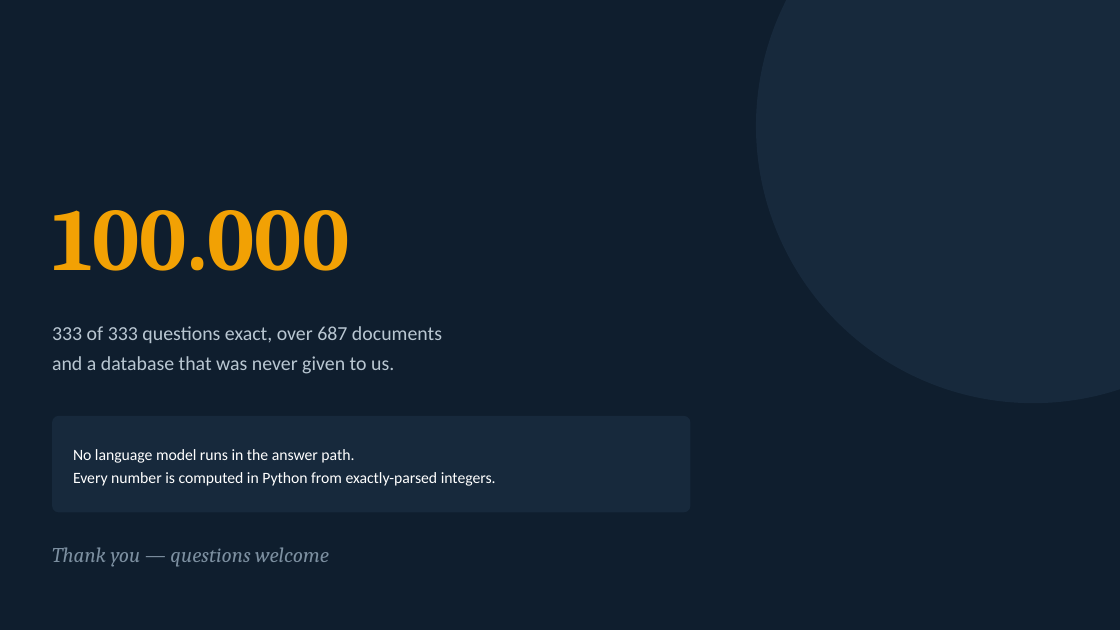
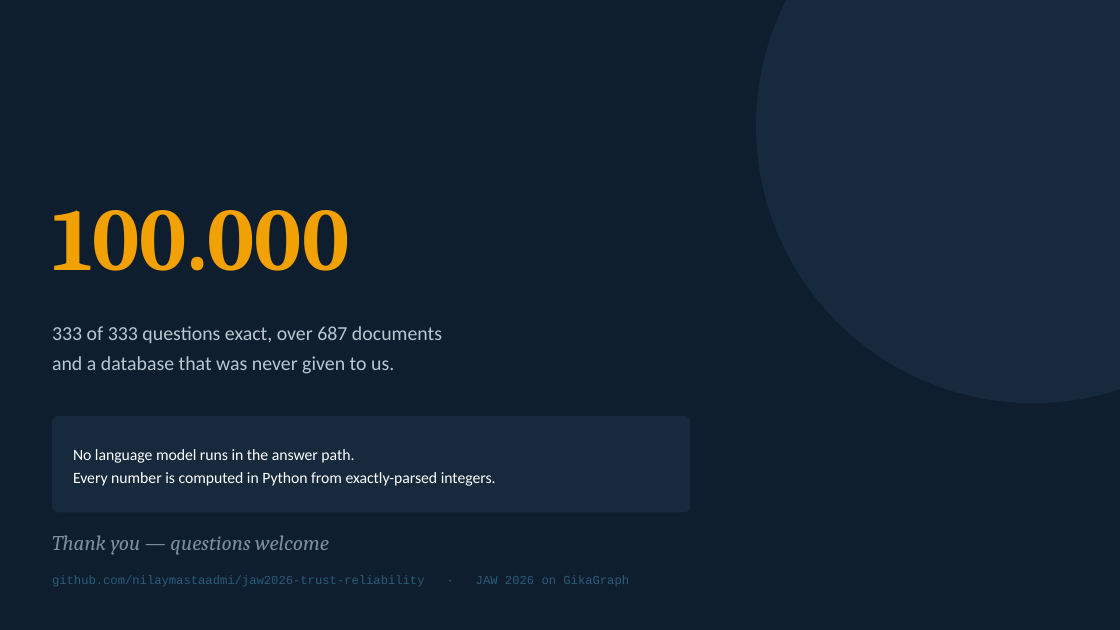
Before and after one commit to nilaymastaadmi/jaw2026-trust-reliability, a slide deck: slide 16 of presentation/JAW2026-winners-presentation.pptx (slide 15 before the commit). Drawn at 1120x630 pixels with LibreOffice and Linux fonts; fonts in the diff are those of the drawing. Boxes give left, top, right and bottom in pixels: in the first picture for what was removed or moved away, otherwise in the second. Text is boxed around its words. In the diff, an @@ line names an element or a change of style, - is before the commit and + after.

```diff
--- a/presentation/JAW2026-winners-presentation.pptx
+++ b/presentation/JAW2026-winners-presentation.pptx
@@ text "Thank you — questions welcome" moved from (x1=52, y1=547, x2=329, y2=567) to (x1=52, y1=535, x2=329, y2=555) @@
@@ text added at (x1=52, y1=575, x2=629, y2=586), 10.5 pt, text #2A5C7A @@
+github.com/nilaymastaadmi/jaw2026-trust-reliability · JAW 2026 on GikaGraph
```
Also in this commit, not shown: 1 other slide changed, 1 slide added, 1 other file.
